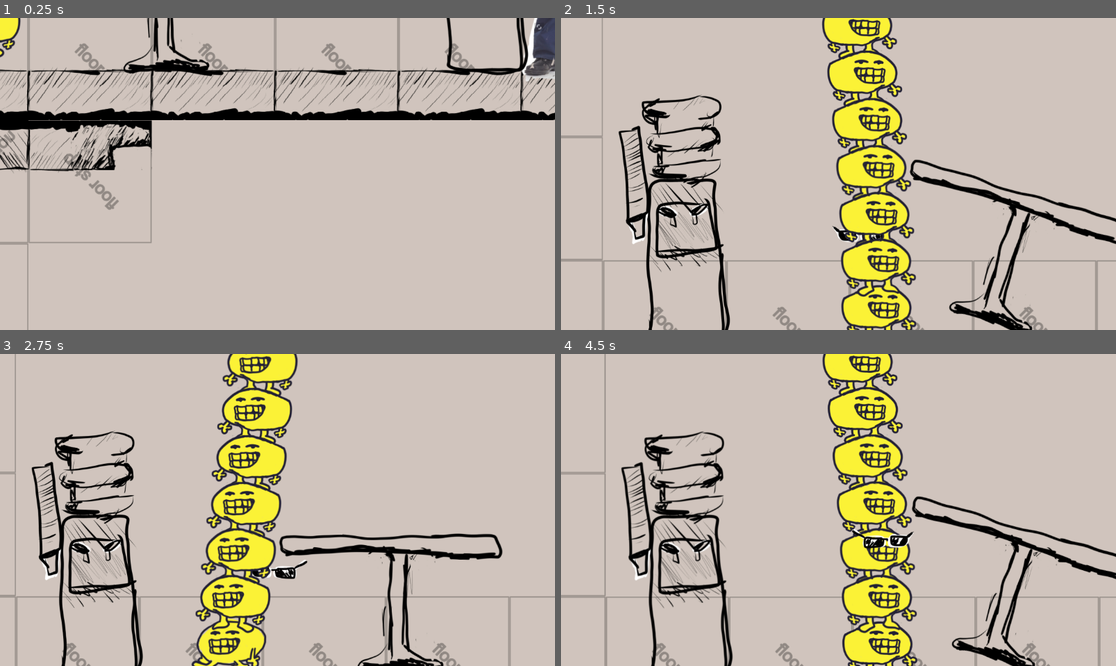
Above: before the commit, frames 1-4 (two rows, left to right).
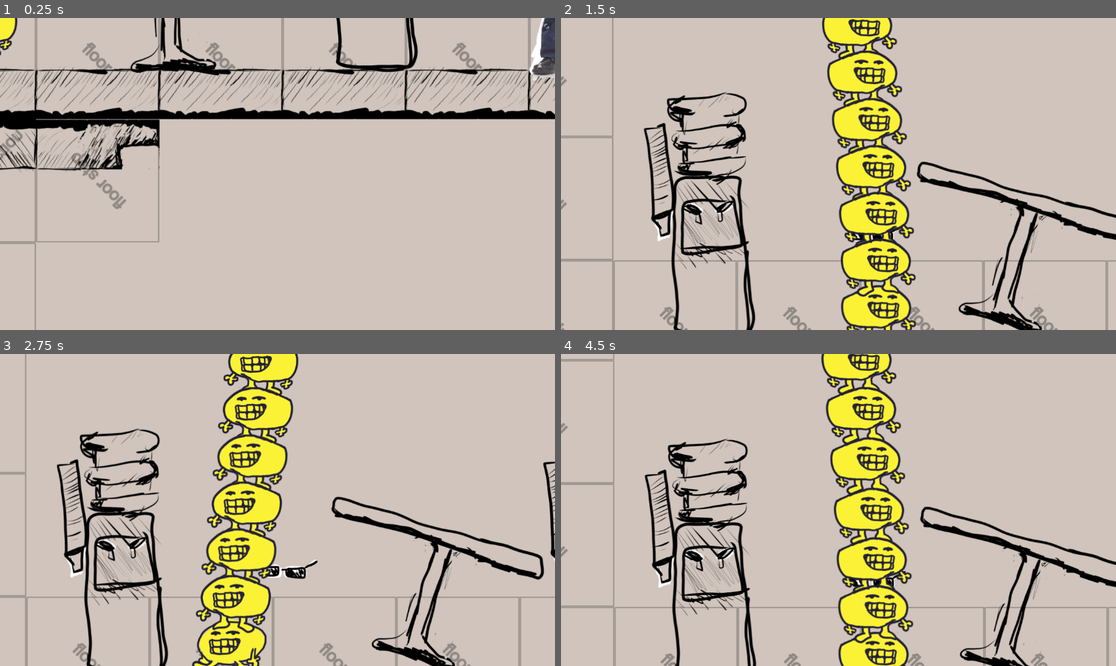
Above: after the commit, the same moments.

Repository: JCoMcL/gourt-game
Game: Godot game, scene res://level/office-level.tscn
The game is run twice, just before and just after one commit, with the same random seed, the same clock (stepped at 60 frames per second) and the same inputs.
Inputs (mouse positions are in pixels of both pictures, inside the frame that each line leads up to):
- Up to frame 1 (0.25 s): no input
- Up to frame 2 (1.5 s): move the mouse to (960, 158) at 0.52 s; press the mouse at (960, 158) at 0.53 s; hold Right (go right) 0.53-1.25 s; release the mouse at (960, 158) at 1.25 s; drag from (727, 189) to (882, 233) at 1.27 s
- Up to frame 3 (2.75 s): move the mouse to (333, 441) at 2.02 s; press the mouse at (333, 441) at 2.03 s; hold Left (go left) from 2.03 s (still down)
- Up to frame 4 (4.5 s): release Left (go left) at 2.75 s; release the mouse at (894, 441) at 2.75 s; drag from (810, 572) to (672, 463) at 2.77 s; move the mouse to (1005, 556) at 3.52 s; hold Right (go right) 3.53-4.25 s; hold Mouse wheel up (move equipment up) 3.53-4.25 s; click (1005, 556) at 3.8 s; drag from (672, 463) to (755, 432) at 4.27 s

The runs differ from the first frame. In frame 1, 12% of the frame differs, in the area x 0-100%, y 0-100%; in frame 2, 12%; in frame 3, 17%; in frame 4, 21%.

Commit message:
Add cooler water dispanser

Diff:
--- a/level/office-level.tscn
+++ b/level/office-level.tscn
@@ -1,14 +1,13 @@
-[gd_scene load_steps=21 format=4 uid="uid://b57lobk2dccaj"]
+[gd_scene load_steps=19 format=4 uid="uid://b57lobk2dccaj"]
 
 [ext_resource type="Texture2D" uid="uid://clphjaysvxh82" path="res://level/office-level/tiles.png" id="1_wxgj7"]
 [ext_resource type="Texture2D" uid="uid://o17u11s8w1d2" path="res://props/janitor.png" id="2_2lgek"]
 [ext_resource type="PackedScene" uid="uid://c6a0ra2cd2h4g" path="res://props/sunglasses.tscn" id="3_rh3h7"]
 [ext_resource type="Texture2D" uid="uid://4l70h00uyex4" path="res://props/inspectors.png" id="3_x1oxu"]
 [ext_resource type="PackedScene" uid="uid://j35m20jp18rk" path="res://props/door.tscn" id="4_1slrw"]
-[ext_resource type="Texture2D" uid="uid://dtcyn475ry0l8" path="res://props/water cooler.png" id="6_qycbv"]
-[ext_resource type="Script" uid="uid://bg15ouk4dg3ua" path="res://props/transactor.gd" id="7_gt2um"]
 [ext_resource type="Texture2D" uid="uid://bg8514xi46mmo" path="res://props/npc gourtstack.png" id="8_3k8ca"]
 [ext_resource type="Texture2D" uid="uid://defrs38qscb28" path="res://props/elevator.png" id="9_2sgh0"]
+[ext_resource type="PackedScene" uid="uid://bbbog68rjtlrb" path="res://props/water_cooler.tscn" id="10_1slrw"]
 [ext_resource type="Texture2D" uid="uid://bbimgxq3cdac" path="res://props/stroller.png" id="10_yl1fq"]
 [ext_resource type="Texture2D" uid="uid://c2yk215wr6t2u" path="res://props/table.png" id="11_6o0x5"]
 [ext_resource type="PackedScene" uid="uid://cji7qwgt0f3t8" path="res://gourts/stack.tscn" id="12_utg4x"]
@@ -41,9 +40,6 @@
 physics_layer_1/collision_layer = 4
 sources/0 = SubResource("TileSetAtlasSource_ssvay")
 
-[sub_resource type="RectangleShape2D" id="RectangleShape2D_1slrw"]
-size = Vector2(99.3429, 158.972)
-
 [sub_resource type="PhysicsMaterial" id="PhysicsMaterial_j4txm"]
 friction = 0.06
 bounce = 0.44
@@ -62,7 +58,7 @@
 tile_set = SubResource("TileSet_mdp56")
 
 [node name="Sunglasses" parent="TileMapLayer" instance=ExtResource("3_rh3h7")]
-position = Vector2(-2020, -1848)
+position = Vector2(-2020, -1849)
 scale = Vector2(0.8, 0.8)
 
 [node name="Cool Guy" type="Sprite2D" parent="TileMapLayer"]
@@ -85,28 +81,6 @@
 [node name="Door2" parent="TileMapLayer" node_paths=PackedStringArray("exit") instance=ExtResource("4_1slrw")]
 position = Vector2(-585, -1991)
 exit = NodePath("../Door")
-
-[node name="WaterCooler" type="Sprite2D" parent="TileMapLayer"]
-position = Vector2(-1126, -1885)
-texture = ExtResource("6_qycbv")
-
-[node name="WaterCoolest" type="Area2D" parent="TileMapLayer" node_paths=PackedStringArray("input")]
-position = Vector2(-2412, -1880)
-collision_layer = 33
-script = ExtResource("7_gt2um")
-required_input = true
-required_output = true
-input = NodePath("../Sunglasses")
-output = ExtResource("4_1slrw")
-
-[node name="WaterCoolest" type="Sprite2D" parent="TileMapLayer/WaterCoolest"]
-texture = ExtResource("6_qycbv")
-
-[node name="CollisionShape2D" type="CollisionShape2D" parent="TileMapLayer/WaterCoolest"]
-position = Vector2(15.2786, 17.7164)
-rotation = 3.14159
-scale = Vector2(1.62511, 0.877092)
-shape = SubResource("RectangleShape2D_1slrw")
 
 [node name="NpcGourtstack" type="Sprite2D" parent="TileMapLayer"]
 position = Vector2(384, 76)
@@ -136,7 +110,7 @@
 shape = SubResource("CircleShape2D_w4oyg")
 
 [node name="RigidBody2D" type="RigidBody2D" parent="TileMapLayer"]
-position = Vector2(-1781, -1771)
+position = Vector2(-1782, -1771)
 center_of_mass_mode = 1
 
 [node name="CollisionPolygon2D" type="CollisionPolygon2D" parent="TileMapLayer/RigidBody2D"]
@@ -145,8 +119,11 @@
 [node name="Table" type="Sprite2D" parent="TileMapLayer/RigidBody2D"]
 texture = ExtResource("11_6o0x5")
 
+[node name="WaterCooler2" parent="TileMapLayer" instance=ExtResource("10_1slrw")]
+position = Vector2(-2381, -1886)
+
 [node name="Gourt Stack" parent="." node_paths=PackedStringArray("root_child") instance=ExtResource("12_utg4x")]
-position = Vector2(-2038, -1607)
+position = Vector2(-2060, -1605)
 root_child = NodePath("Gourt0")
 
 [node name="Gourt0" parent="Gourt Stack" node_paths=PackedStringArray("head_friend") instance=ExtResource("13_ax68m")]
@@ -190,4 +167,10 @@
 [node name="Rogue Gourt" parent="." instance=ExtResource("13_ax68m")]
 position = Vector2(2097, -1006)
 
+[node name="WaterCooler" parent="." instance=ExtResource("10_1slrw")]
+position = Vector2(-1275, -1718)
+
+[node name="WaterCooler2" parent="." instance=ExtResource("10_1slrw")]
+position = Vector2(-1275, -1718)
+
 [editable path="TileMapLayer/Door"]
--- /dev/null
+++ b/props/cup.tscn
@@ -0,0 +1,10 @@
+[gd_scene load_steps=3 format=3 uid="uid://dh5axk4fye6o3"]
+
+[ext_resource type="PackedScene" uid="uid://c6a0ra2cd2h4g" path="res://props/sunglasses.tscn" id="1_4os5k"]
+[ext_resource type="Texture2D" uid="uid://bhgkaywdcyjl" path="res://props/cup.png" id="2_befga"]
+
+[node name="Cup" instance=ExtResource("1_4os5k")]
+equippable_type = 2
+
+[node name="Sprite" parent="." index="1"]
+texture = ExtResource("2_befga")
--- /dev/null
+++ b/props/dispenser.gd
@@ -0,0 +1,7 @@
+extends Area2D
+
+@export var output: PackedScene = null
+
+func interract(operator):
+	var o = output.instantiate()
+	o.interract(operator) #Note this would only work with an equippable operator
--- a/props/equipable.gd
+++ b/props/equipable.gd
@@ -22,11 +22,26 @@
 			target_slot = operator.get_node("Body/LegSlot1")
 		_:
 			return
+	global_position = target_slot.global_position
+	if target_slot.get_child_count() == 0:
+		if self.get_parent():
+			reparent(target_slot)
+		else:
+			target_slot.add_child(self)
+	position = Vector2.ZERO
 
-	global_position = target_slot.global_position
-	reparent(target_slot)
-
-	position = Vector2.ZERO
+func rigor_mortis():
+		var rb = RigidBody2D.new()
+		rb.position = global_position
+		rb.add_child($CollisionShape2D.duplicate(0))
+		rb.collision_mask = Clision.layers["solid"]
+		var parent = get_parent()
+		if parent:
+			parent.add_child(rb) # TODO: should add to the scene and shouldn't be connected to gourt
+			rb.global_position = global_position
+			reparent(rb)
+			get_tree().create_timer(2.0).timeout.connect(rb.queue_free)
+			return
 
 func set_selected(is_selected: bool):
 	if is_selected:
@@ -37,8 +52,8 @@
 func flash():
 	if tween:
 		tween.kill()
-		tween = null
 	tween = get_tree().create_tween()
+	tween.bind_node(self)
 	tween.set_loops()
 	tween.tween_property(self, "modulate:a", 0.3, 0.5).set_trans(Tween.TRANS_SINE).set_ease(Tween.EASE_IN_OUT)
 	tween.tween_property(self, "modulate:a", 1.0, 0.5).set_trans(Tween.TRANS_SINE).set_ease(Tween.EASE_IN_OUT)
--- a/props/transactor.gd
+++ b/props/transactor.gd
@@ -1,13 +1,17 @@
 extends Node
+class_name Transactor
+# Transactor is a node that can replace itself with another node when interacted with.
 
 @export var required_input: bool = false
 @export var required_output: bool = false
-@export var input: Node2D = null
+@export var input = null
 @export var output: PackedScene = null
 
 func interract(operator):
-    transact(operator)
-
-
-func transact(operator):
-    Gourtilities.replace_node(input, output, operator)
+	if input:
+		Gourtilities.replace_node(input, output, operator)
+	else:
+		var o = output.instantiate()
+		o.global_position = operator.global_position
+		print(o.name, " instantiated at ", o.global_position)
+		operator.interract(o)
--- /dev/null
+++ b/props/water_cooler.tscn
@@ -0,0 +1,36 @@
+[gd_scene load_steps=7 format=3 uid="uid://bbbog68rjtlrb"]
+
+[ext_resource type="Script" uid="uid://bg15ouk4dg3ua" path="res://props/transactor.gd" id="1_oopd0"]
+[ext_resource type="PackedScene" uid="uid://dh5axk4fye6o3" path="res://props/cup.tscn" id="2_sgrtc"]
+[ext_resource type="Texture2D" uid="uid://dtcyn475ry0l8" path="res://props/water cooler.png" id="3_i5a3f"]
+[ext_resource type="Script" uid="uid://508o8hskkytr" path="res://props/dispenser.gd" id="4_y1qp6"]
+
+[sub_resource type="RectangleShape2D" id="RectangleShape2D_c8atm"]
+size = Vector2(118, 105)
+
+[sub_resource type="RectangleShape2D" id="RectangleShape2D_y1qp6"]
+size = Vector2(59, 66)
+
+[node name="WaterCooler" type="Sprite2D"]
+texture = ExtResource("3_i5a3f")
+script = ExtResource("1_oopd0")
+required_input = true
+required_output = true
+output = ExtResource("2_sgrtc")
+
+[node name="Cup Filler" type="Area2D" parent="."]
+position = Vector2(25, 18)
+
+[node name="CollisionShape2D" type="CollisionShape2D" parent="Cup Filler"]
+shape = SubResource("RectangleShape2D_c8atm")
+
+[node name="Cup Dispenser" type="Area2D" parent="."]
+position = Vector2(-77, 17)
+collision_layer = 32
+collision_mask = 0
+script = ExtResource("4_y1qp6")
+output = ExtResource("2_sgrtc")
+
+[node name="CollisionShape2D" type="CollisionShape2D" parent="Cup Dispenser"]
+position = Vector2(0.5, 3)
+shape = SubResource("RectangleShape2D_y1qp6")
Not shown, added: props/cup.png.import
Not shown, added: props/dispenser.gd.uid
Not shown, added: props/transactor.gd.uid
